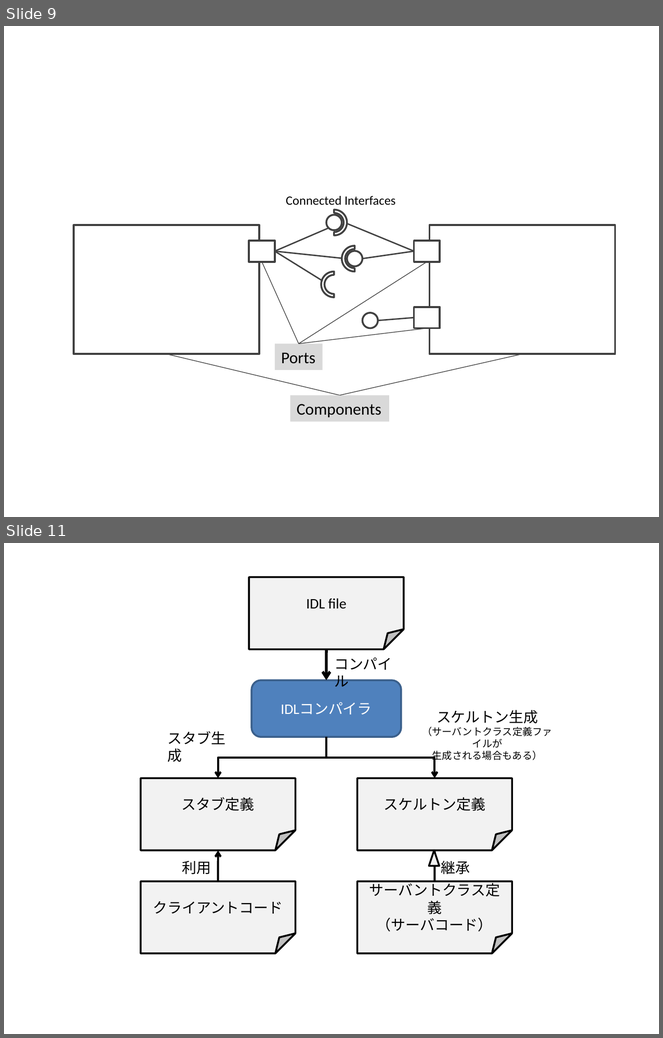
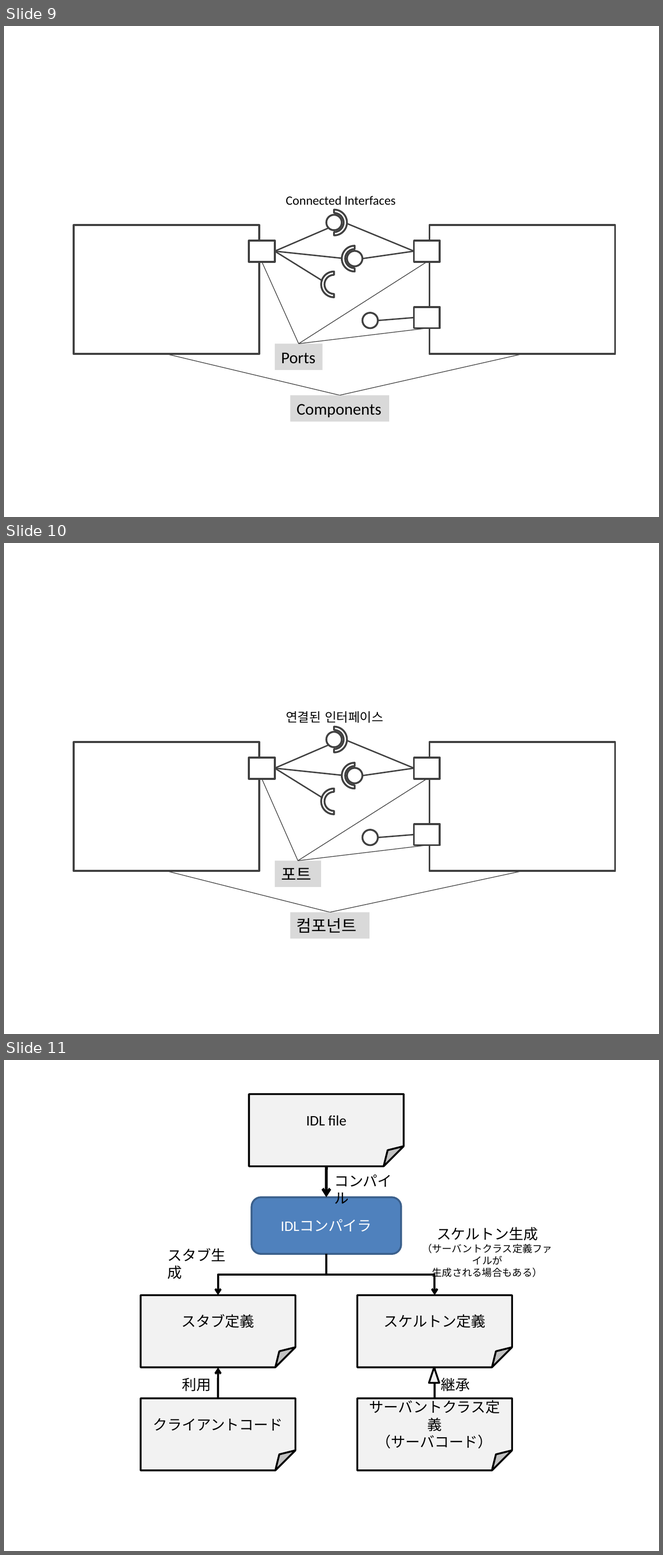
Before and after one commit to kkunita/openrtm.org, a slide deck: Documents/03_DevelopersGuide/01_Basic_RTC_Programming/03_ServciePort/ServicePort_Basic.pptx. Shown one above the other, each under a label of ours: slides 9 and 11 before the commit, slides 9, 10 and 11 after it; the slides between them are not shown. The pictures are 663x1038 and 663x1555 pixels, drawn with LibreOffice and Linux fonts; fonts in the diff are those of the drawing. Boxes give left, top, right and bottom in pixels: in the first picture for what was removed or moved away, otherwise in the second. Text is boxed around its words. In the diff, an @@ line names an element or a change of style, - is before the commit and + after.

```diff
--- a/Documents/03_DevelopersGuide/01_Basic_RTC_Programming/03_ServciePort/ServicePort_Basic.pptx
+++ b/Documents/03_DevelopersGuide/01_Basic_RTC_Programming/03_ServciePort/ServicePort_Basic.pptx
@@ slide 10 added at box(4, 543, 659, 1034), background #FFFFFF @@
@@ text added at box(286, 711, 384, 723), 14 pt, text #000000 @@
+연결된 인터페이스
@@ arch (boxed as its full ring) added at box(321, 727, 347, 753), fill #FFFFFF, outline #404040 2 pt @@
@@ rectangle added at box(74, 742, 259, 871), fill #FFFFFF, outline #404040 2 pt @@
@@ line added from (274, 768) to (329, 745), #404040 1.5 pt @@
@@ ellipse added at box(326, 732, 342, 747), fill #FFFFFF, outline #404040 2 pt @@
@@ line added from (414, 768) to (347, 741), #404040 1.5 pt @@
@@ rectangle added at box(430, 742, 616, 871), fill #FFFFFF, outline #404040 2 pt @@
@@ rectangle added at box(249, 758, 274, 779), fill #FFFFFF, outline #404040 2 pt @@
@@ rectangle added at box(414, 758, 440, 779), fill #FFFFFF, outline #404040 2 pt @@
@@ line added from (274, 768) to (342, 775), #404040 1.5 pt @@
@@ line added from (274, 768) to (323, 798), #404040 1.5 pt @@
@@ arch (boxed as its full ring) added at box(342, 763, 367, 788), fill #FFFFFF, outline #404040 2 pt @@
@@ ellipse added at box(347, 768, 363, 784), fill #FFFFFF, outline #404040 2 pt @@
@@ line added from (414, 768) to (362, 775), #404040 1.5 pt @@
@@ line added from (298, 861) to (262, 779), #404040 0.75 pt @@
@@ line added from (298, 861) to (427, 779), #404040 0.75 pt @@
@@ arch (boxed as its full ring) added at box(321, 788, 347, 814), fill #FFFFFF, outline #404040 2 pt @@
@@ ellipse added at box(362, 830, 378, 846), fill #FFFFFF, outline #404040 2 pt @@
@@ line added from (414, 835) to (378, 838), #404040 1.5 pt @@
@@ rectangle added at box(414, 824, 440, 845), fill #FFFFFF, outline #404040 2 pt @@
@@ line added from (298, 861) to (427, 846), #404040 0.75 pt @@
@@ rectangle added at box(274, 861, 321, 887), fill #D9D9D9, 18 pt, text #000000 @@
+포트
@@ line added from (166, 871) to (330, 913), #404040 0.75 pt @@
@@ line added from (522, 871) to (330, 913), #404040 0.75 pt @@
@@ rectangle added at box(291, 913, 370, 939), fill #D9D9D9, 18 pt, text #000000 @@
+컴포넌트
```
Also in this commit, not shown: 4 slides changed, 3 other slides added, 4 slides removed, 15 other files.
